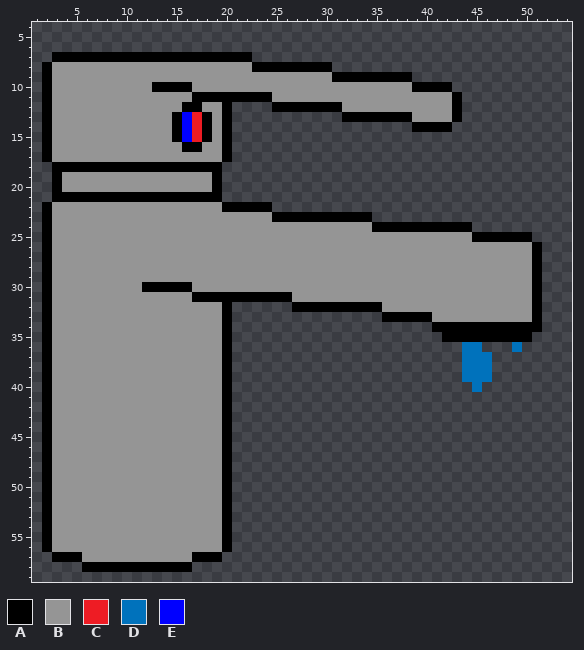
Pixel-art sprite -- sprites/spr_tap/0d57eb0c-5929-456d-8764-be9a270b7683.png. Above is the file before it was changed.
The file is 64x64 pixels. Shown: x 1..54, y 4..59.
Palette (. is transparent): A #000000  B #959595  C #ee1c24  D #0072bc  E #0000ff
Pixels before (only the part around the change), first column x 1:
 4 ......................................................
 5 ......................................................
 6 ......................................................
 7 ..AAAAAAAAAAAAAAAAAAAA................................
 8 .ABBBBBBBBBBBBBBBBBBBBAAAAAAAA........................
 9 .ABBBBBBBBBBBBBBBBBBBBBBBBBBBBAAAAAAAA................
10 .ABBBBBBBBBBAAAABBBBBBBBBBBBBBBBBBBBBBAAAA............
11 .ABBBBBBBBBBBBBBAAAAAAAABBBBBBBBBBBBBBBBBBA...........
12 .ABBBBBBBBBBBBBAABBA....AAAAAAABBBBBBBBBBBA...........
13 .ABBBBBBBBBBBBAECABA...........AAAAAAABBBBA...........
14 .ABBBBBBBBBBBBAECABA..................AAAA............
15 .ABBBBBBBBBBBBAECABA..................................
16 .ABBBBBBBBBBBBBAABBA..................................
17 .ABBBBBBBBBBBBBBBBBA..................................
18 ..AAAAAAAAAAAAAAAAA...................................
19 ..ABBBBBBBBBBBBBBBA...................................
20 ..ABBBBBBBBBBBBBBBA...................................
21 ..AAAAAAAAAAAAAAAAA...................................
22 .ABBBBBBBBBBBBBBBBBAAAAA..............................
23 .ABBBBBBBBBBBBBBBBBBBBBBAAAAAAAAAA....................
24 .ABBBBBBBBBBBBBBBBBBBBBBBBBBBBBBBBAAAAAAAAAA..........
25 .ABBBBBBBBBBBBBBBBBBBBBBBBBBBBBBBBBBBBBBBBBBAAAAAA....
26 .ABBBBBBBBBBBBBBBBBBBBBBBBBBBBBBBBBBBBBBBBBBBBBBBBA...
27 .ABBBBBBBBBBBBBBBBBBBBBBBBBBBBBBBBBBBBBBBBBBBBBBBBA...
28 .ABBBBBBBBBBBBBBBBBBBBBBBBBBBBBBBBBBBBBBBBBBBBBBBBA...
29 .ABBBBBBBBBBBBBBBBBBBBBBBBBBBBBBBBBBBBBBBBBBBBBBBBA...
30 .ABBBBBBBBBAAAAABBBBBBBBBBBBBBBBBBBBBBBBBBBBBBBBBBA...
31 .ABBBBBBBBBBBBBBAAAAAAAAAABBBBBBBBBBBBBBBBBBBBBBBBA...
32 .ABBBBBBBBBBBBBBBBBA......AAAAAAAAABBBBBBBBBBBBBBBA...
33 .ABBBBBBBBBBBBBBBBBA...............AAAAABBBBBBBBBBA...
34 .ABBBBBBBBBBBBBBBBBA....................AAAAAAAAAAA...
35 .ABBBBBBBBBBBBBBBBBA.....................AAAAAAAAA....
36 .ABBBBBBBBBBBBBBBBBA.......................DD...D.....
37 .ABBBBBBBBBBBBBBBBBA.......................DDD........
38 .ABBBBBBBBBBBBBBBBBA.......................DDD........
39 .ABBBBBBBBBBBBBBBBBA.......................DDD........
40 .ABBBBBBBBBBBBBBBBBA........................D.........
41 .ABBBBBBBBBBBBBBBBBA..................................
42 .ABBBBBBBBBBBBBBBBBA..................................
43 .ABBBBBBBBBBBBBBBBBA..................................
44 .ABBBBBBBBBBBBBBBBBA..................................
45 .ABBBBBBBBBBBBBBBBBA..................................
46 .ABBBBBBBBBBBBBBBBBA..................................
47 .ABBBBBBBBBBBBBBBBBA..................................
48 .ABBBBBBBBBBBBBBBBBA..................................
49 .ABBBBBBBBBBBBBBBBBA..................................
50 .ABBBBBBBBBBBBBBBBBA..................................
51 .ABBBBBBBBBBBBBBBBBA..................................
52 .ABBBBBBBBBBBBBBBBBA..................................
53 .ABBBBBBBBBBBBBBBBBA..................................
54 .ABBBBBBBBBBBBBBBBBA..................................
55 .ABBBBBBBBBBBBBBBBBA..................................
56 .ABBBBBBBBBBBBBBBBBA..................................
57 ..AAABBBBBBBBBBBAAA...................................
58 .....AAAAAAAAAAA......................................
59 ......................................................
The result:
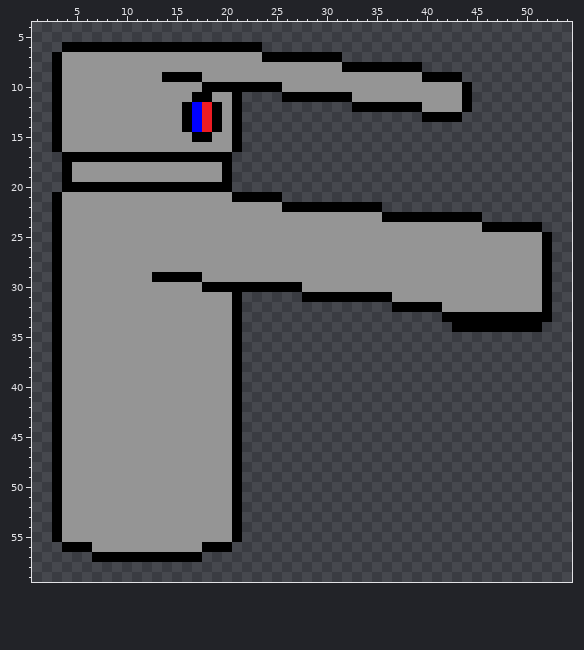
The exact change:
Changed rows in their new state; - is an unchanged pixel.
first column x 2:
 6 --AAAAAAAAAAAAAAAAAAAA-----------------------------
 7 --BBBBBBBBBBBBBBBBBBBBAAAAAAAA---------------------
 8 .A-------------------BBBBBBBBBAAAAAAAA-------------
 9 .A----------AAAA-------------BBBBBBBBBAAAA---------
10 .A---------BBBB-AAAAAAAA-------------BBBBBA--------
11 .A---------------BB-....AAAAAAA----------BA--------
12 .A-------------ECABA---........AAAAAAA---BA--------
13 .A-----------BAECABA----------........AAA----------
14 .A-----------BAECABA-----------------....----------
15 .A-----------BBA--BA-------------------------------
16 .A------------BB--BA-------------------------------
17 ..AAAAAAAAAAAAAAAA---------------------------------
18 -.-BBBBBBBBBBBBBBBA--------------------------------
19 -.A--------------BA--------------------------------
20 -.AAAAAAAAAAAAAAA-A--------------------------------
21 --BBBBBBBBBBBBBBBBBAAAAA---------------------------
22 .A----------------BBBBBBAAAAAAAAAA-----------------
23 .A---------------------BBBBBBBBBBBAAAAAAAAAA-------
24 .A-------------------------------BBBBBBBBBBBAAAAAA-
25 .A-----------------------------------------BBBBBBBA
26 .A-----------------------------------------------BA
27 .A-----------------------------------------------BA
28 .A-----------------------------------------------BA
29 .A---------AAAAA---------------------------------BA
30 .A--------BBBBB-AAAAAAAAAA-----------------------BA
31 .A-------------BBBB-......AAAAAAAAA--------------BA
32 .A----------------BA-----..........AAAAA---------BA
33 .A----------------BA--------------......AAAAAAAAA-A
34 .A----------------BA-------------------..----------
35 .A----------------BA--------------------.........--
36 .A----------------BA----------------------..---.---
37 .A----------------BA----------------------...------
38 .A----------------BA----------------------...------
39 .A----------------BA----------------------...------
40 .A----------------BA-----------------------.-------
41 .A----------------BA-------------------------------
42 .A----------------BA-------------------------------
43 .A----------------BA-------------------------------
44 .A----------------BA-------------------------------
45 .A----------------BA-------------------------------
46 .A----------------BA-------------------------------
47 .A----------------BA-------------------------------
48 .A----------------BA-------------------------------
49 .A----------------BA-------------------------------
50 .A----------------BA-------------------------------
51 .A----------------BA-------------------------------
52 .A----------------BA-------------------------------
53 .A----------------BA-------------------------------
54 .A----------------BA-------------------------------
55 .A----------------BA-------------------------------
56 ..AAA-----------AA---------------------------------
57 -....AAAAAAAAAA-..---------------------------------
58 ----...........------------------------------------
